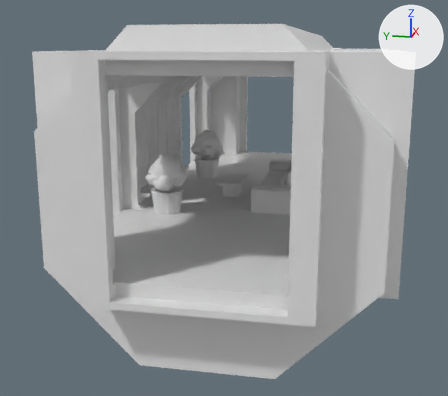
Two versions of the FBX model SpaceStation/Assets/_Project/Art/Models/Interior/SM_Interior_Recreation.fbx, one commit apart.
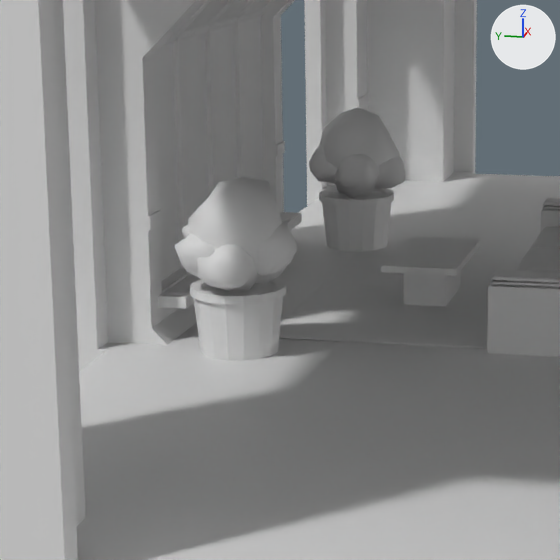
Each version appears first whole from a 50 mm lens placed at (-20.84, -2.37, 2.77), pointed at (-4.51, 0.9, -1.31), and next in a close-up on the part from 19% to 62% of the width and 24% to 71% of the height. Arrows for +X, +Y and +Z are at upper right; the lights stay in place. The older version's two pictures come first. Where no turn or scale is listed for an object, it has been applied to the vertices. Vertices at exactly the same position are counted once.

The scene before the commit, as lines of its bpy script (objects in view):
```python
ob_int_recreation_glass = bpy.data.objects.new('INT_Recreation_Glass', me_int_recreation_glass_002)
ob_int_recreation_glass.location = (0.0, 0.0, 0.0)
ob_int_recreation_shell = bpy.data.objects.new('INT_Recreation_Shell', me_int_recreation_shell_002)
ob_int_recreation_shell.location = (0.0, 0.0, 0.0)
ob_int_recreation_soft = bpy.data.objects.new('INT_Recreation_Soft', me_int_recreation_soft_002)
ob_int_recreation_soft.location = (0.0, 0.0, 0.0)
```
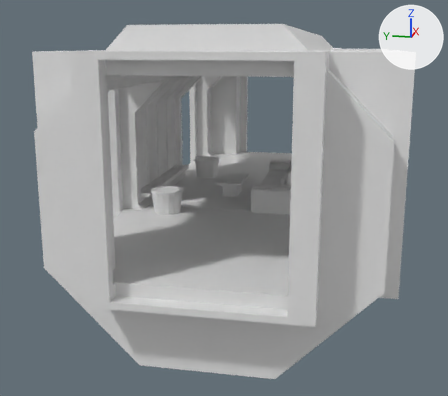
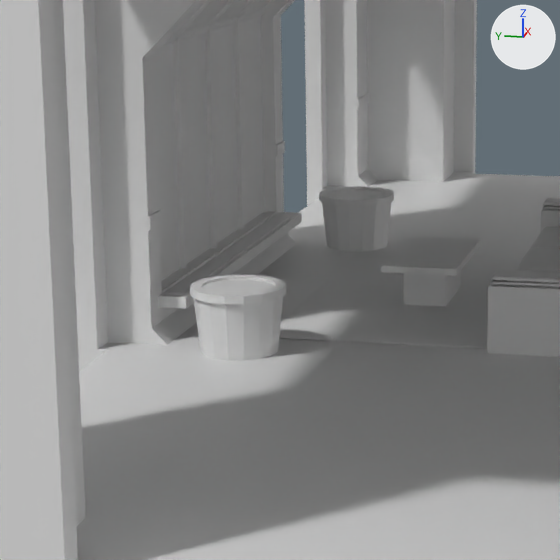
Edits to the scene script, one JSON object a line:
```json
{"block": "me_int_recreation_soft_002", "where": "# used by ob_int_recreation_soft; location = (0.0, 0.0, 0.0)"}
{"op": "remove", "block": "me_int_recreation_soft_002", "code": "me_int_recreation_soft_002.from_pydata(...)  # 5132 vertices, 5650 faces; spans x -6.78..-1.23, y -1.82..2.52, z -1.31..0.19"}
{"op": "add", "block": "me_int_recreation_soft_002", "code": "me_int_recreation_soft_002.from_pydata(...)  # 4628 vertices, 4690 faces; spans x -5.91..-2.09, y -1.82..1.9, z -1.31..-0.3"}
{"block": "me_int_recreation_soft_002", "change": "me_int_recreation_soft_002 part 1: 12 loose pieces with 504 vertices, spanning x -6.78..-1.23, y 1.46..2.52, z -0.81..0.19, are deleted"}
{"op": "remove", "block": "me_int_recreation_soft_002", "code": "me_int_recreation_soft_002.materials.append(mat_plant)  # white #e7e7e7"}
{"op": "remove", "block": "me_int_recreation_soft_002", "code": "me_int_recreation_soft_002.materials.append(mat_plantlight)  # white #e7e7e7"}
```

What differs and where, as boxes (x1, y1, x2, y2) in the close-ups (560 x 560 px):
```json
{"object": "INT_Recreation_Soft", "change": "reshaped", "before": [174, 108, 560, 349], "after": [279, 198, 560, 349]}
{"part": 1, "of": "me_int_recreation_soft_002", "change": "deleted", "before": [174, 108, 406, 292]}
```
